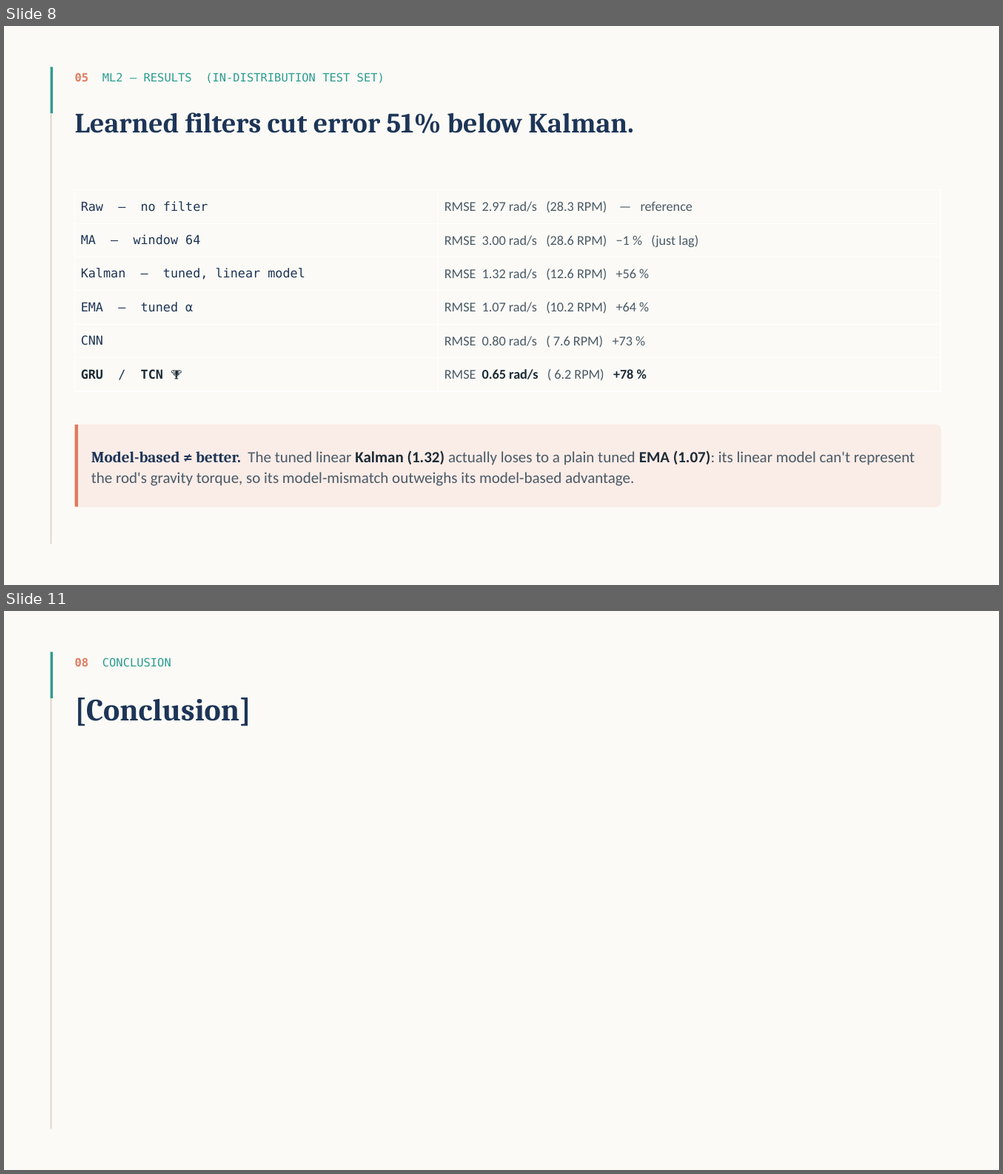
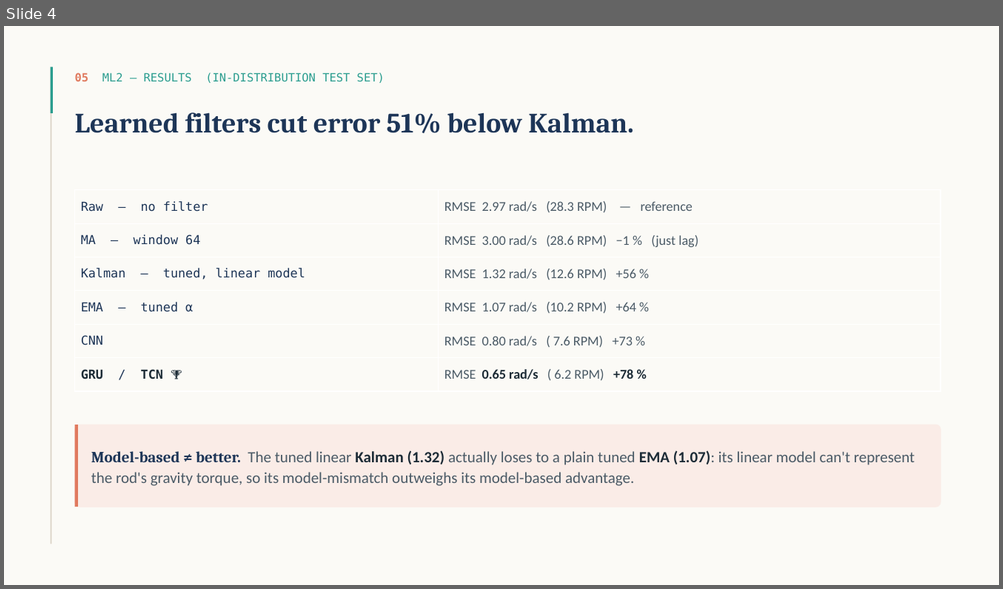
Before and after one commit to Riad-Attou/ai-electrical-engineering, a slide deck: presentation.pptx. Shown one above the other, each under a label of ours: slides 8 and 11 before the commit, slide 4 after it; the slides between them are not shown. The pictures are 1003x1174 and 1003x589 pixels, drawn with LibreOffice and Linux fonts; fonts in the diff are those of the drawing. Boxes give left, top, right and bottom in pixels: in the first picture for what was removed or moved away, otherwise in the second. Text is boxed around its words. In the diff, an @@ line names an element or a change of style, - is before the commit and + after.

```diff
--- a/presentation.pptx
+++ b/presentation.pptx
@@ slide 11 removed at (4,611,999,1170), background #FBFAF6 @@
@@ rectangle removed at (51,652,52,1130) @@
@@ rectangle removed at (51,652,53,698) @@
@@ text removed at (75,658,171,667) @@
-08 CONCLUSION
@@ text removed at (75,698,251,726) @@
-[Conclusion]
@@ what was slide 8 is now slide 4 @@
```
Also in this commit, not shown: 2 slides changed, 4 other slides removed, 4 other files.
